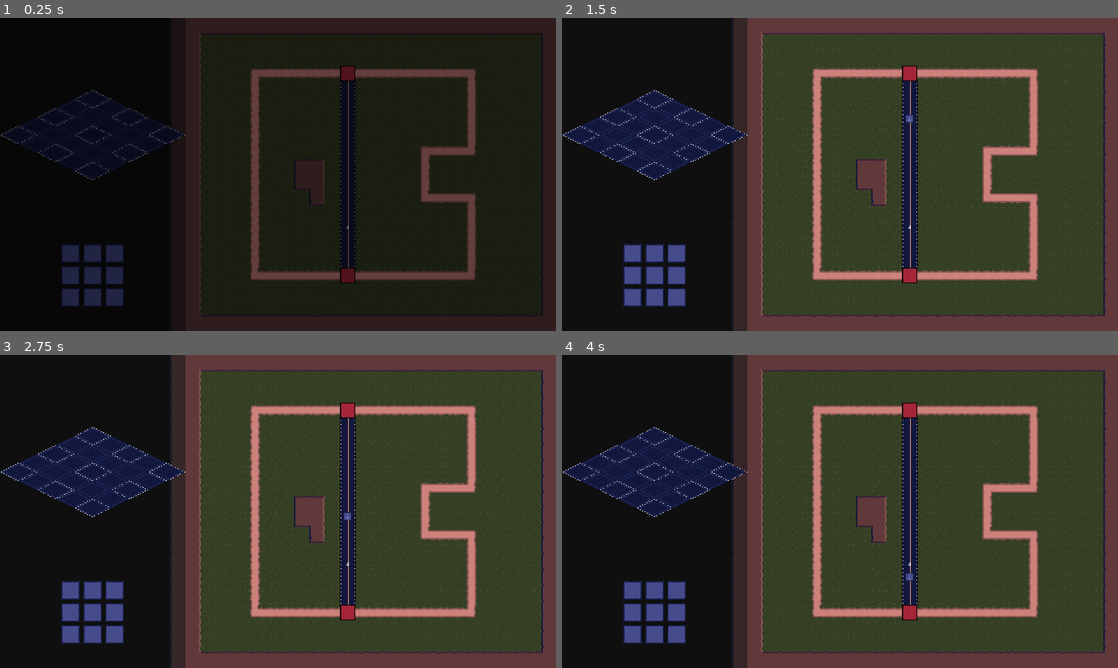
Above: before the commit, frames 1-4 (two rows, left to right).
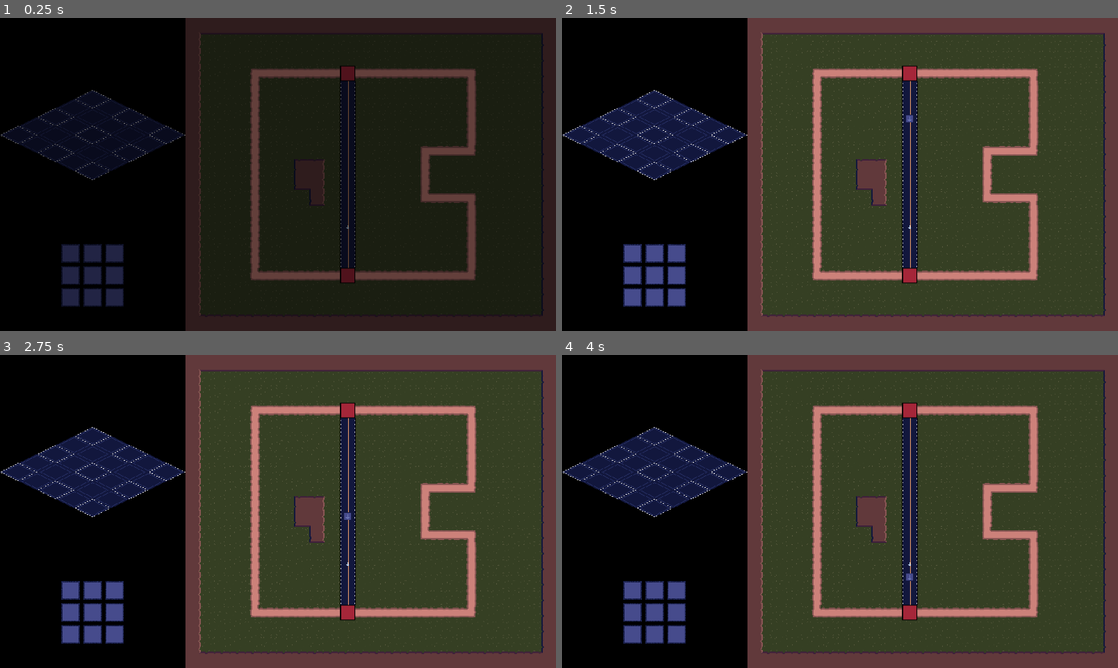
Above: after the commit, the same moments.

Repository: ClemiDouce/halloween-game-jam-2026
Game: Godot game, scene res://scenes/world.tscn
The game is run twice, just before and just after one commit, with the same random seed, the same clock (stepped at 60 frames per second) and the same inputs.
Inputs (mouse positions are in pixels of both pictures, inside the frame that each line leads up to):
- Up to frame 1 (0.25 s): no input
- Up to frame 2 (1.5 s): tap Enter at 0.5 s; hold Up (ui_up) 0.53-1.25 s; tap D (destroy_building) at 0.6 s; click (634, 277) at 1.25 s
- Up to frame 3 (2.75 s): click (94, 614) at 2.02 s
- Up to frame 4 (4 s): click (678, 614) at 2.77 s; click (634, 636) at 3.52 s

The runs differ from the first frame. In frame 1, 2.3% of the frame differs, in the area x 30-34%, y 0-100%; in frame 2, 2.8%; in frame 3, 2.8%; in frame 4, 2.8%.

Commit message:
More art

Diff:
--- a/data/units/small_tank.tres
+++ b/data/units/small_tank.tres
@@ -2,7 +2,7 @@
 
 [ext_resource type="Texture2D" uid="uid://pypw5hc7r04a" path="res://assets/art/icons/hover_tank_icon.png" id="1_nw6ky"]
 [ext_resource type="Script" uid="uid://ctxaornc1ibjt" path="res://scripts/units/unit_ressource.gd" id="1_qqo2i"]
-[ext_resource type="Texture2D" uid="uid://ceyc2ap5qhyvp" path="res://assets/art/units/hover_tank.png" id="2_6kr5u"]
+[ext_resource type="Texture2D" uid="uid://dquer1qat8bvp" path="res://assets/art/processed_units/hover_tank_blue.png" id="3_nw6ky"]
 
 [sub_resource type="InputEventKey" id="InputEventKey_6kr5u"]
 device = -1
@@ -12,7 +12,7 @@
 [resource]
 script = ExtResource("1_qqo2i")
 speed = 50.0
-texture = ExtResource("2_6kr5u")
+texture = ExtResource("3_nw6ky")
 input_keyboard = SubResource("InputEventKey_6kr5u")
 button_icon = ExtResource("1_nw6ky")
 unit_name = "Light Tank"
--- a/scenes/base_view.tscn
+++ b/scenes/base_view.tscn
@@ -11,6 +11,9 @@
 [ext_resource type="PackedScene" uid="uid://cqmjrfjljj68n" path="res://scenes/ui/hotkey_button.tscn" id="10_grwde"]
 [ext_resource type="Texture2D" uid="uid://bjnrdffw74akt" path="res://assets/art/tiles/base/building_tile.png" id="11_5836b"]
 [ext_resource type="Texture2D" uid="uid://d4ith88fkqxfp" path="res://assets/art/tiles/base/empty_base.png" id="12_nygv8"]
+
+[sub_resource type="StyleBoxFlat" id="StyleBoxFlat_qjxaj"]
+bg_color = Color(0, 0, 0, 1)
 
 [sub_resource type="TileSetAtlasSource" id="TileSetAtlasSource_nygv8"]
 texture = ExtResource("11_5836b")
@@ -32,9 +35,9 @@
 
 [node name="BaseView" type="Control" unique_id=526506978 node_paths=PackedStringArray("slot_holder", "selection_line", "base_tilemap", "button_holder")]
 layout_mode = 3
-anchors_preset = 15
-anchor_right = 1.0
+anchor_right = 0.333
 anchor_bottom = 1.0
+offset_right = 1280.64
 grow_horizontal = 2
 grow_vertical = 2
 script = ExtResource("1_x54rt")
@@ -55,6 +58,7 @@
 anchor_bottom = 1.0
 offset_right = 640.0
 grow_vertical = 2
+theme_override_styles/panel = SubResource("StyleBoxFlat_qjxaj")
 
 [node name="GridContainer" type="GridContainer" parent="Control" unique_id=2126558715]
 layout_mode = 2
Binary file added: assets/art/enemy_hover_tank.png
Not shown, added: assets/art/enemy_hover_tank.png.import
Binary file added: assets/art/processed_units/hover_tank_blue.png
Not shown, added: assets/art/processed_units/hover_tank_blue.png.import
Binary file added: assets/art/processed_units/hover_tank_red.png
Not shown, added: assets/art/processed_units/hover_tank_red.png.import
Binary file changed: assets/art/units/hover_tank.png
Not shown, changed: assets/art/icon_workflow.arcb
Not shown, added: assets/art/units/enemy_hover_tank.pxo
Not shown, changed: assets/art/units/hover_tank.pxo
